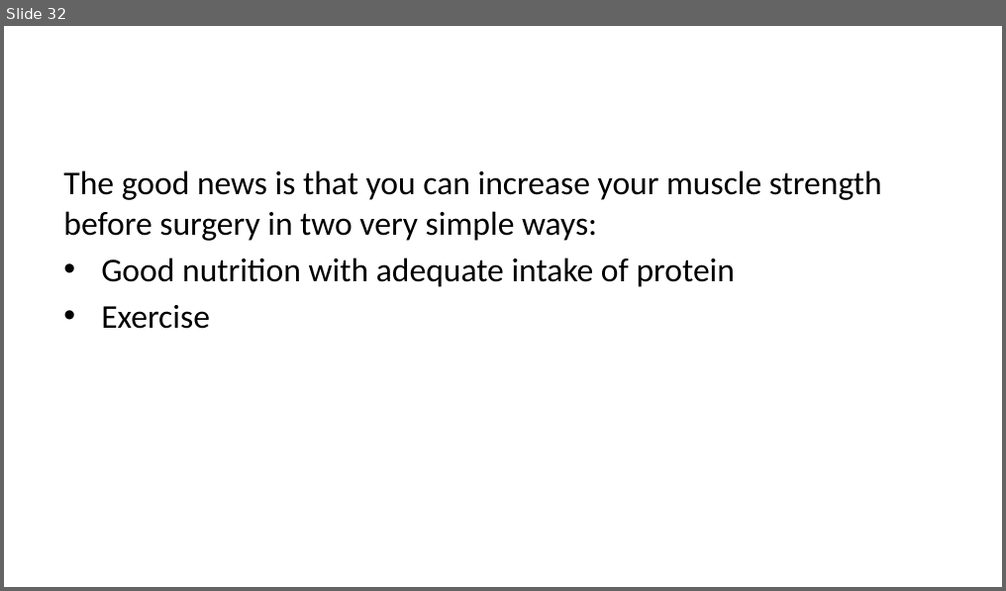
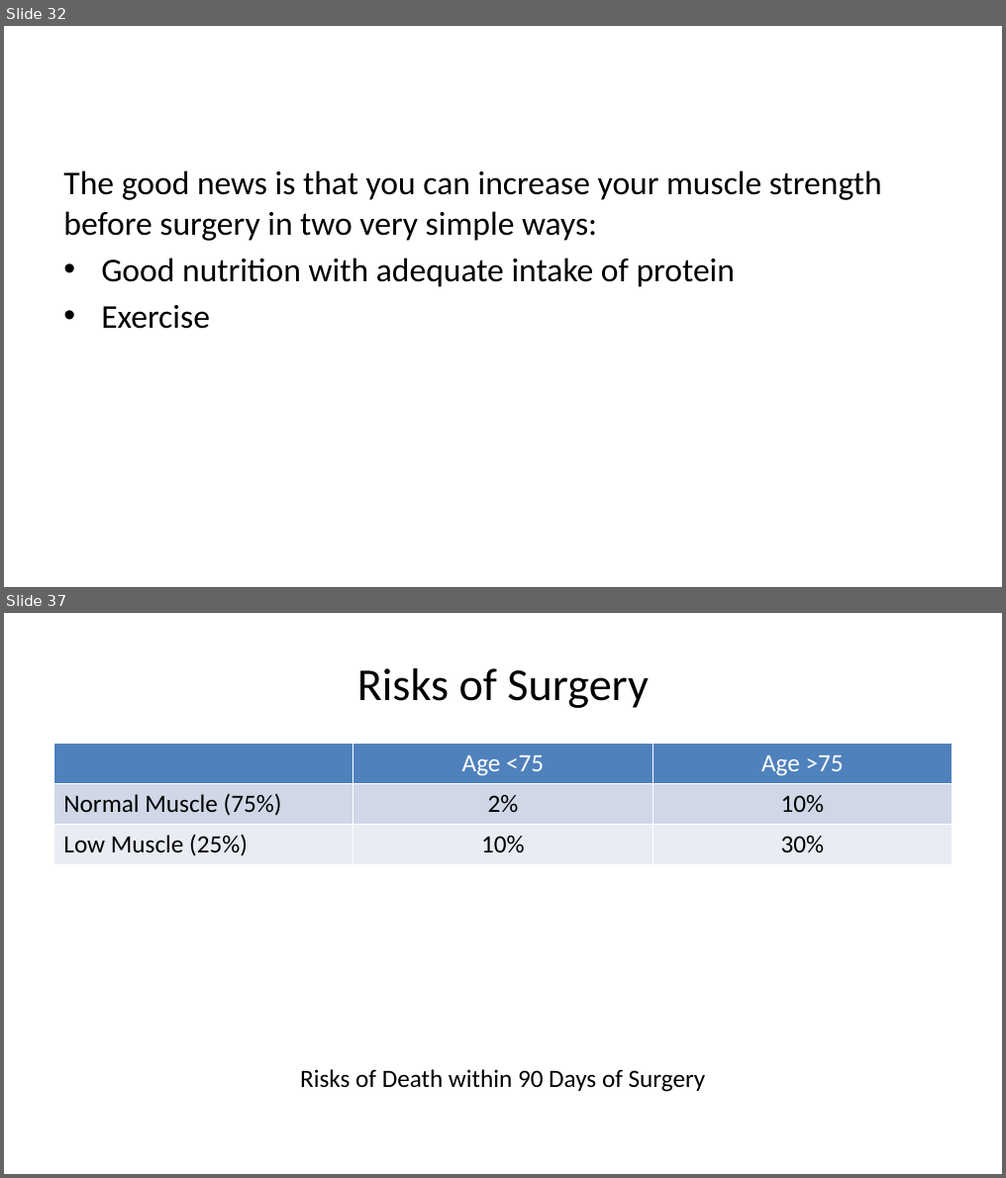
Before and after one commit to jcsalo/patient_education, a slide deck: lci_surgery.pptx. Shown one above the other, each under a label of ours: slide 32 before the commit, slides 32 and 37 after it; the slides between them are not shown. The pictures are 1006x591 and 1006x1178 pixels, drawn with LibreOffice and Linux fonts; fonts in the diff are those of the drawing. Boxes give left, top, right and bottom in pixels: in the first picture for what was removed or moved away, otherwise in the second. Text is boxed around its words. In the diff, an @@ line names an element or a change of style, - is before the commit and + after.

```diff
--- a/lci_surgery.pptx
+++ b/lci_surgery.pptx
@@ slide 37 added at [4,613,1002,1174], background #FFFFFF @@
@@ title added at [357,668,648,708], 33 pt, text #000000 @@
+Risks of Surgery
@@ table added at [54,744,952,1059], 3 rows, 3 columns @@
+ | Age <75 | Age >75
+Normal Muscle (75%) | 2% | 10%
+Low Muscle (25%) | 10% | 30%
@@ text added at [300,1069,706,1092], 18 pt, text #000000 @@
+Risks of Death within 90 Days of Surgery
```
Also in this commit, not shown: 1 slide changed, 9 other slides added, 3 slides removed, 34 other files.
